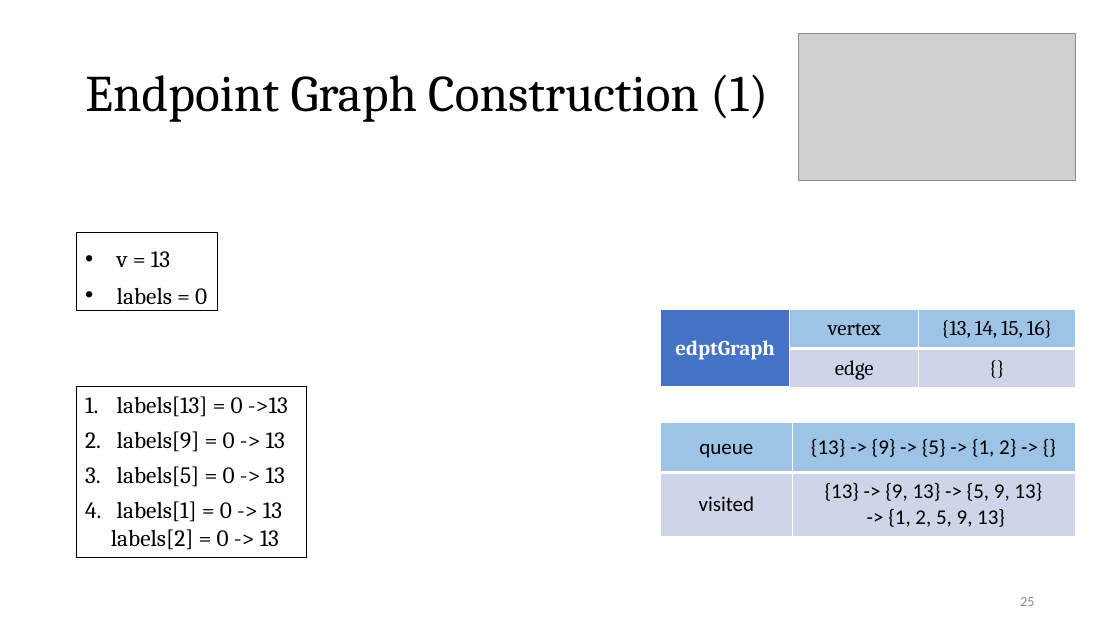
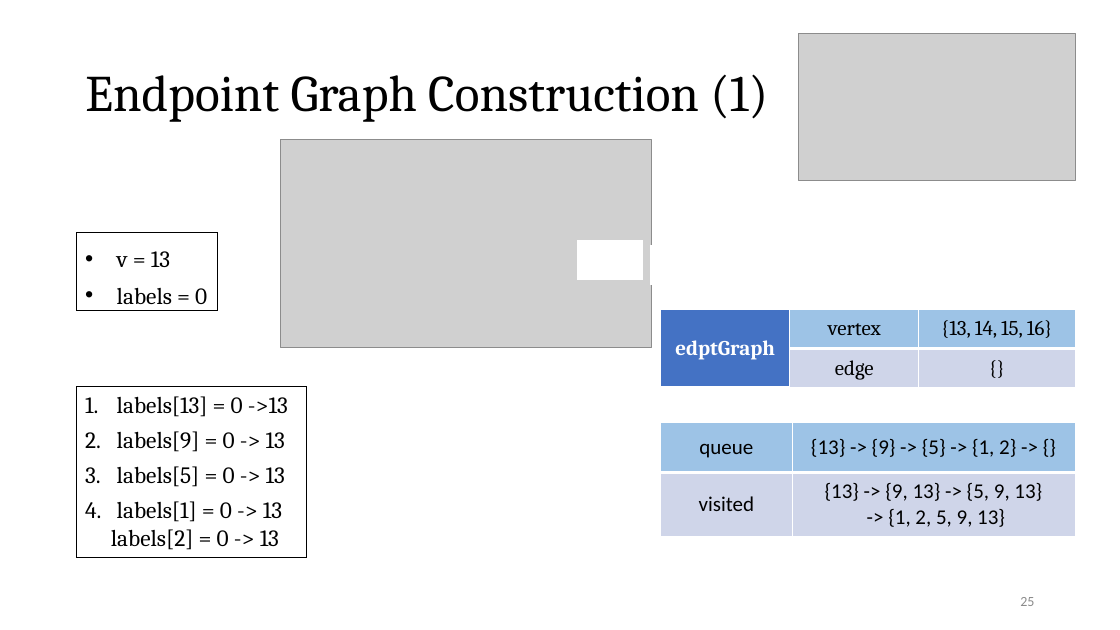
Before and after one commit to Pacific-Feng-Studuies/Studied-Papers, a slide deck: slide 26 of GM/Partition/Fast STA Graph Partitioning Framework for Multi-GPU Acceleration/Fast STA Graph Partitioning Framework for Multi-GPU Acceleration.pptx. Drawn at 1120x630 pixels with LibreOffice and Linux fonts; fonts in the diff are those of the drawing; grey boxes stand for pictures. Boxes give left, top, right and bottom in pixels: in the first picture for what was removed or moved away, otherwise in the second. Text is boxed around its words. In the diff, an @@ line names an element or a change of style, - is before the commit and + after.

```diff
--- a/GM/Partition/Fast STA Graph Partitioning Framework for Multi-GPU Acceleration/Fast STA Graph Partitioning Framework for Multi-GPU Acceleration.pptx
+++ b/GM/Partition/Fast STA Graph Partitioning Framework for Multi-GPU Acceleration/Fast STA Graph Partitioning Framework for Multi-GPU Acceleration.pptx
@@ picture added at box(281, 139, 652, 347) @@
@@ rectangle added at box(578, 240, 643, 280), fill #FFFFFF, outline #FFFFFF 1 pt @@
@@ rectangle added at box(650, 245, 715, 285), fill #FFFFFF, outline #FFFFFF 1 pt @@
```
Also in this commit, not shown: 10 other slides changed.
